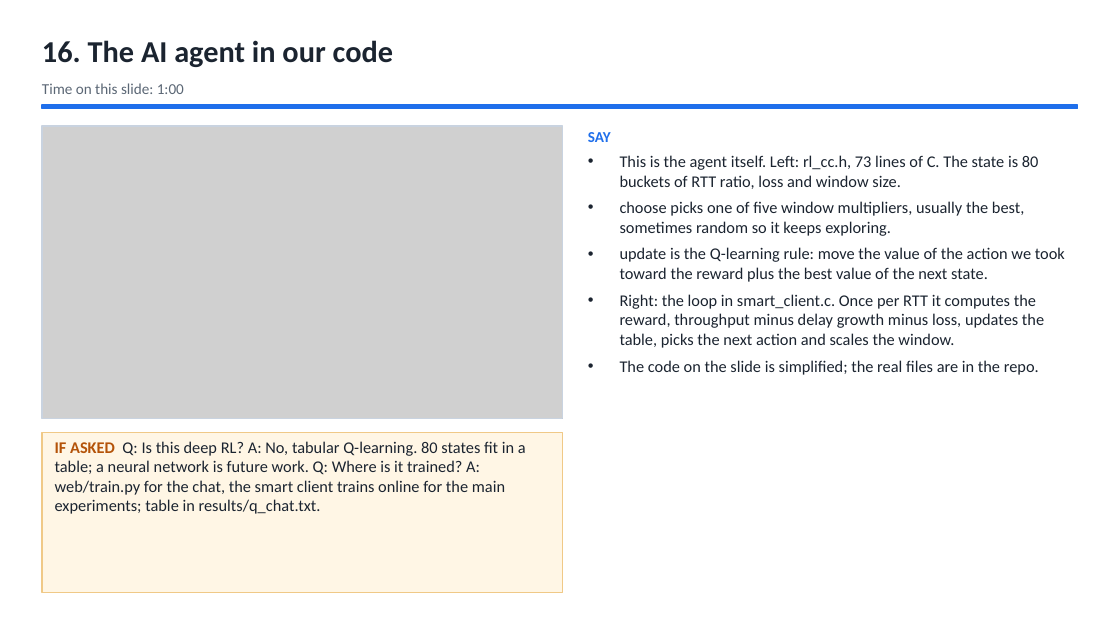
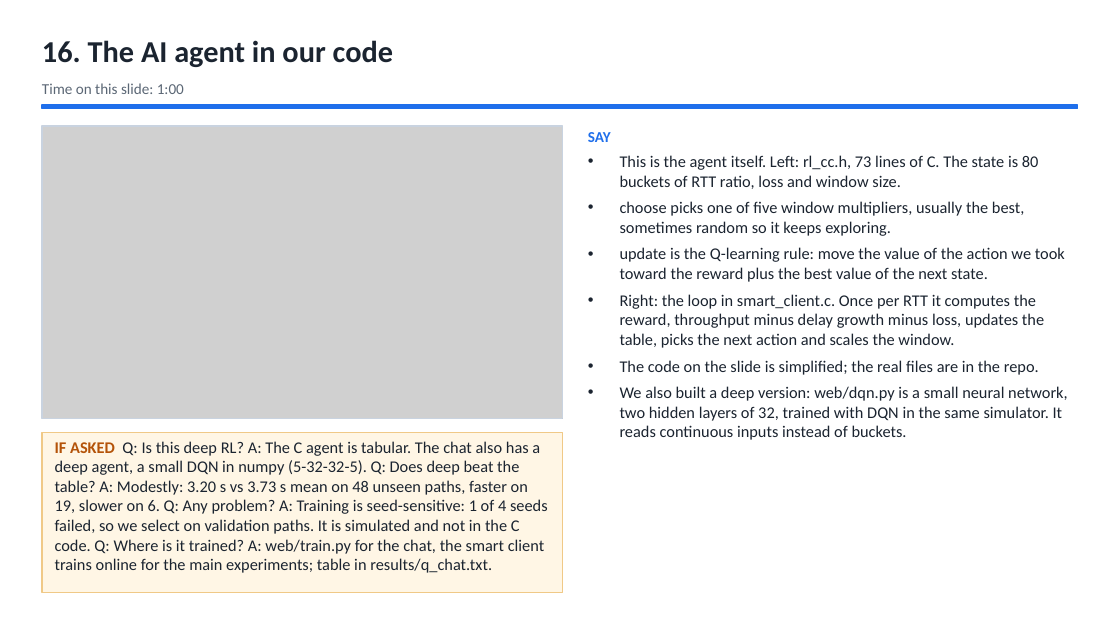
Before and after one commit to Capsturrrr/rudp, a slide deck: slide 18 of docs/RUDP_Host_Guide.pptx. Drawn at 1120x630 pixels with LibreOffice and Linux fonts; fonts in the diff are those of the drawing; grey boxes stand for pictures. Boxes give left, top, right and bottom in pixels: in the first picture for what was removed or moved away, otherwise in the second. Text is boxed around its words. In the diff, an @@ line names an element or a change of style, - is before the commit and + after.

```diff
--- a/docs/RUDP_Host_Guide.pptx
+++ b/docs/RUDP_Host_Guide.pptx
@@ text at box(620, 386, 1068, 440): paragraph added @@
+• We also built a deep version: web/dqn.py is a small neural network, two hidden layers of 32, trained with DQN in the same simulator. It reads continuous inputs instead of buckets.
@@ text at box(55, 441, 548, 573): text changed @@
-IF ASKED Q: Is this deep RL? A: No, tabular Q-learning. 80 states fit in a table; a neural network is future work. Q: Where is it trained? A: web/train.py for the chat, the smart client trains online for the main experiments; table in results/q_chat.txt.
+IF ASKED Q: Is this deep RL? A: The C agent is tabular. The chat also has a deep agent, a small DQN in numpy (5-32-32-5). Q: Does deep beat the table? A: Modestly: 3.20 s vs 3.73 s mean on 48 unseen paths, faster on 19, slower on 6. Q: Any problem? A: Training is seed-sensitive: 1 of 4 seeds failed, so we select on validation paths. It is simulated and not in the C code. Q: Where is it trained? A: web/train.py for the chat, the smart client trains online for the main experiments; table in results/q_chat.txt.
```
Also in this commit, not shown: 2 other slides changed, 19 other files.
